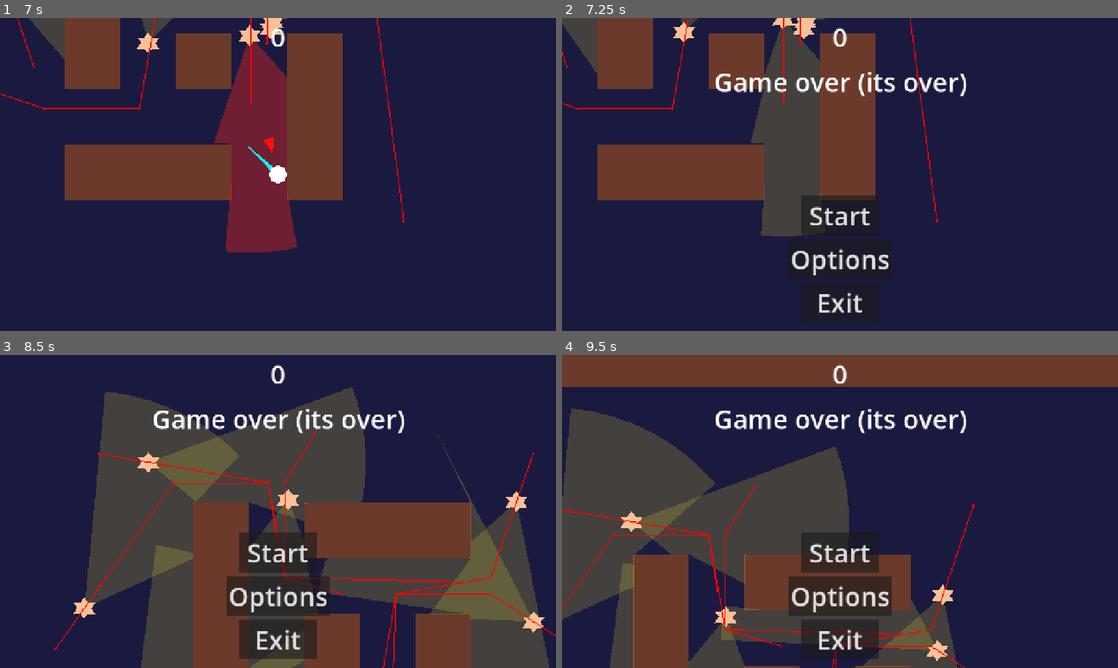
Above: before the commit, frames 1-4 (two rows, left to right).
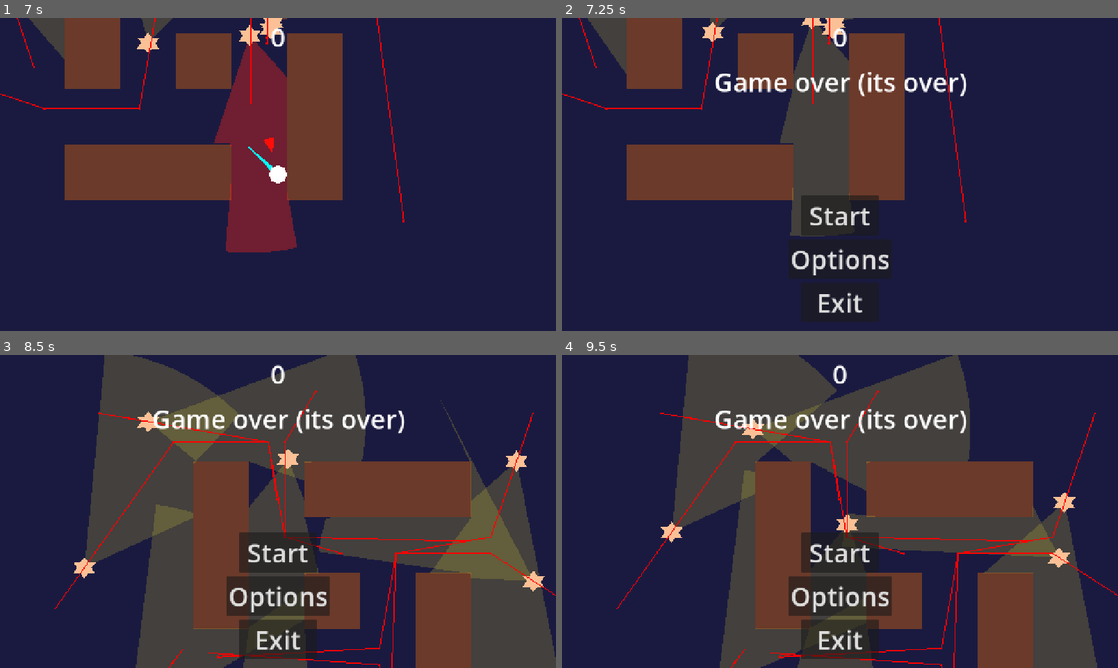
Above: after the commit, the same moments.

Repository: piotrrusak/coldcurve-vancouver
Game: Godot game, scene res://scenes/main.tscn
Two runs of this game, one before a commit and one after it. Both use one fixed random seed, a clock stepped at 60 frames per second and the inputs below.
Inputs (mouse positions are in pixels of both pictures, inside the frame that each line leads up to):
- Up to frame 1 (7 s): click "Start" at 0.5 s; move the mouse to (400, 158) at 1.27 s; hold D (move_right) 1.28-2.03 s; move the mouse to (166, 190) at 2.02 s; hold S (move_down) 2.03-2.78 s; move the mouse to (333, 105) at 2.77 s; hold D (move_right) 2.78-3.53 s; move the mouse to (250, 237) at 3.52 s; hold W (move_up) 3.53-4.28 s; move the mouse to (444, 221) at 4.27 s; hold A (move_left) 4.28-5.78 s; move the mouse to (111, 127) at 5.02 s; move the mouse to (305, 174) at 5.77 s; hold S (move_down) 5.78-6.53 s; move the mouse to (194, 96) at 6.52 s; hold D (move_right) from 6.53 s (still down)
- Up to frame 2 (7.25 s): keep holding D (move_right)
- Up to frame 3 (8.5 s): release D (move_right) at 7.25 s; click "Start" at 7.25 s; move the mouse to (400, 495) at 8.02 s; hold W (move_up) from 8.03 s (still down)
- Up to frame 4 (9.5 s): move the mouse to (728, 527) at 8.77 s; release W (move_up) at 8.78 s; hold D (move_right) from 8.78 s (still down)

Frame 1 is identical in both runs. In frame 2, 15% of the frame differs, in the area x 0-73%, y 0-70%; in frame 3, 33%; in frame 4, 67%, in the area x 0-100%, y 0-100%.

Commit message:
Player cannot move if they are not in game actively

Diff:
--- a/scripts/player/player.gd
+++ b/scripts/player/player.gd
@@ -6,6 +6,7 @@
 var screen_size
 
 func _ready():
+	process_mode = Node.PROCESS_MODE_PAUSABLE
 	screen_size = get_viewport_rect().size
 	hide()
 
@@ -29,6 +30,8 @@
 	draw_colored_polygon(PackedVector2Array([p1, p2, p3, p4]), Color.CYAN)
 
 func _physics_process(_delta):
+	if not visible:
+		return
 	var dir = Vector2.ZERO
 	if Input.is_action_pressed("move_right"):
 		dir.x += 1
